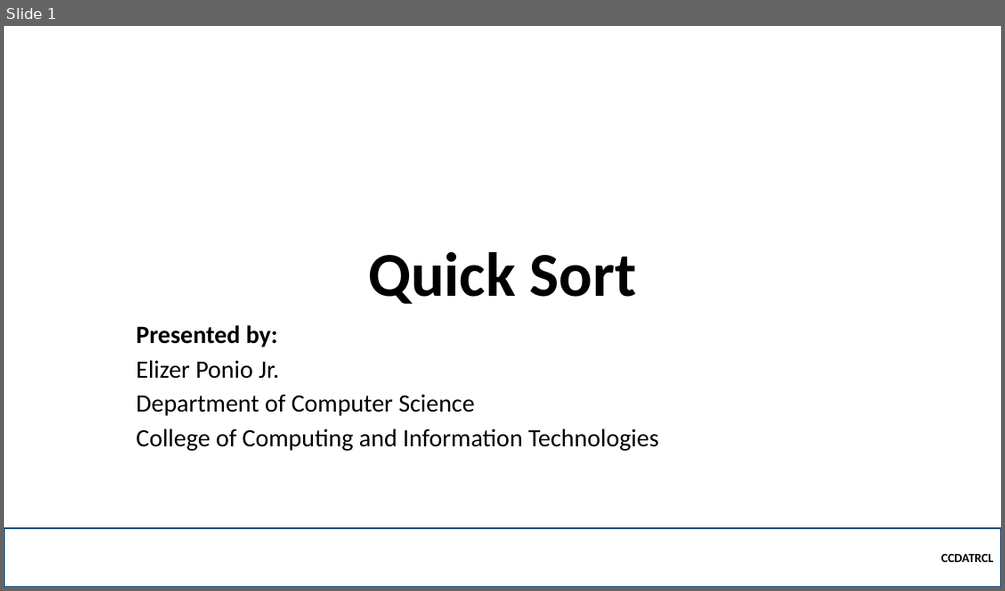
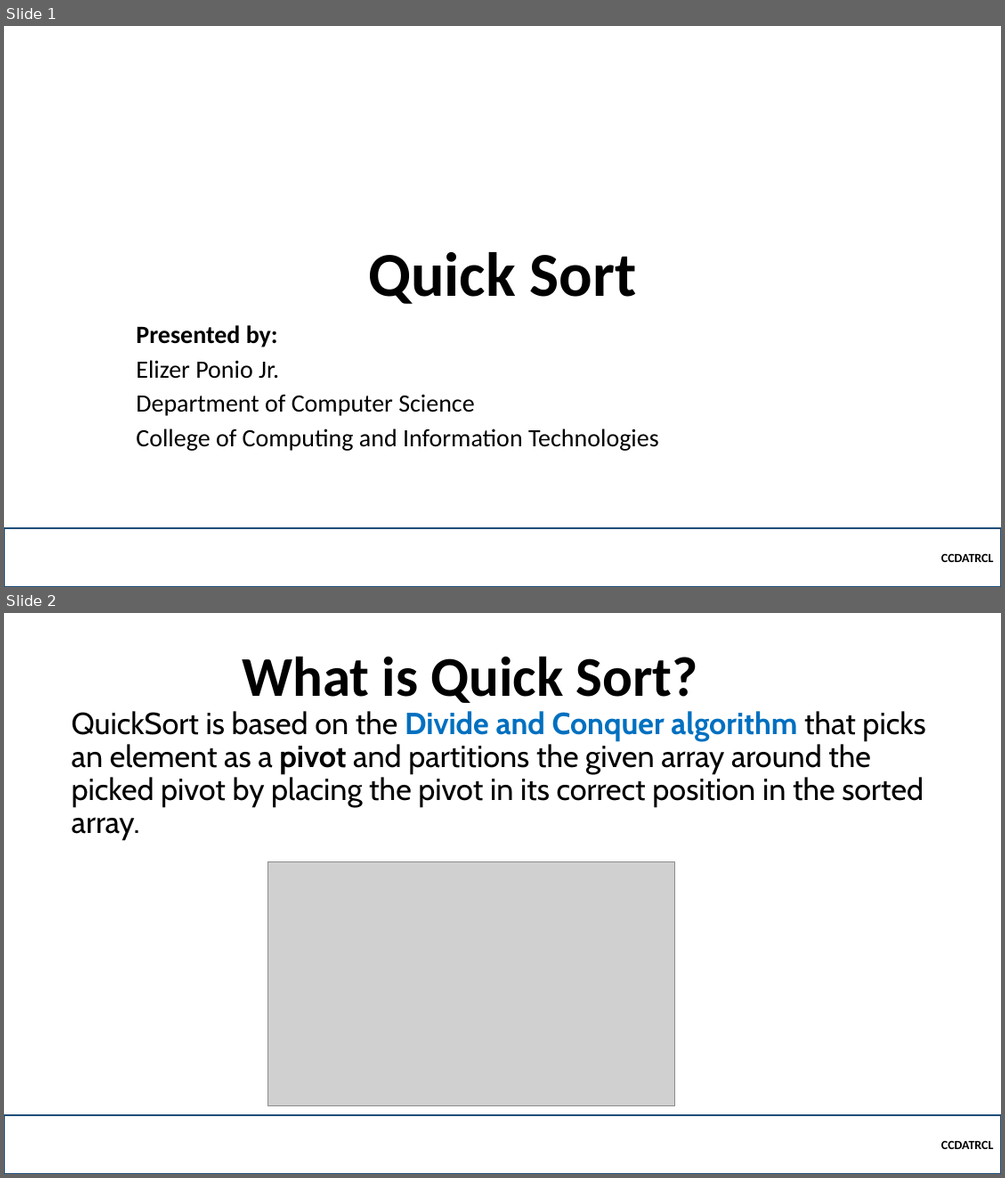
Before and after one commit to robitussin/CCDATRCL, a slide deck: 5 - Sorting Algorithms/Quick Sort.pptx. Shown one above the other, each under a label of ours: slide 1 before the commit, slides 1 and 2 after it. The pictures are 1005x591 and 1005x1178 pixels, drawn with LibreOffice and Linux fonts; fonts in the diff are those of the drawing; grey boxes stand for pictures; background and template pictures are left out. Boxes give left, top, right and bottom in pixels: in the first picture for what was removed or moved away, otherwise in the second. Text is boxed around its words. In the diff, an @@ line names an element or a change of style, - is before the commit and + after.

```diff
--- a/5 - Sorting Algorithms/Quick Sort.pptx
+++ b/5 - Sorting Algorithms/Quick Sort.pptx
@@ slide 2 added at (4,613,1001,1174), background picture (left out) @@
@@ title added at (242,656,698,703), 54 pt, text #000000, bold @@
+What is Quick Sort?
@@ text added at (72,711,925,840), 29.2 pt, text #000000 @@
+QuickSort is based on the Divide and Conquer algorithm that picks an element as a pivot and partitions the given array around the picked pivot by placing the pivot in its correct position in the sorted array.
@@ picture added at (268,862,675,1106) @@
@@ rectangle added at (4,1115,1001,1174), outline #1F4E79 2.25 pt, 12 pt, text #000000, bold @@
+CCDATRCL
```
Also in this commit, not shown: 17 other slides added, 1 slide removed, 5 other files.
